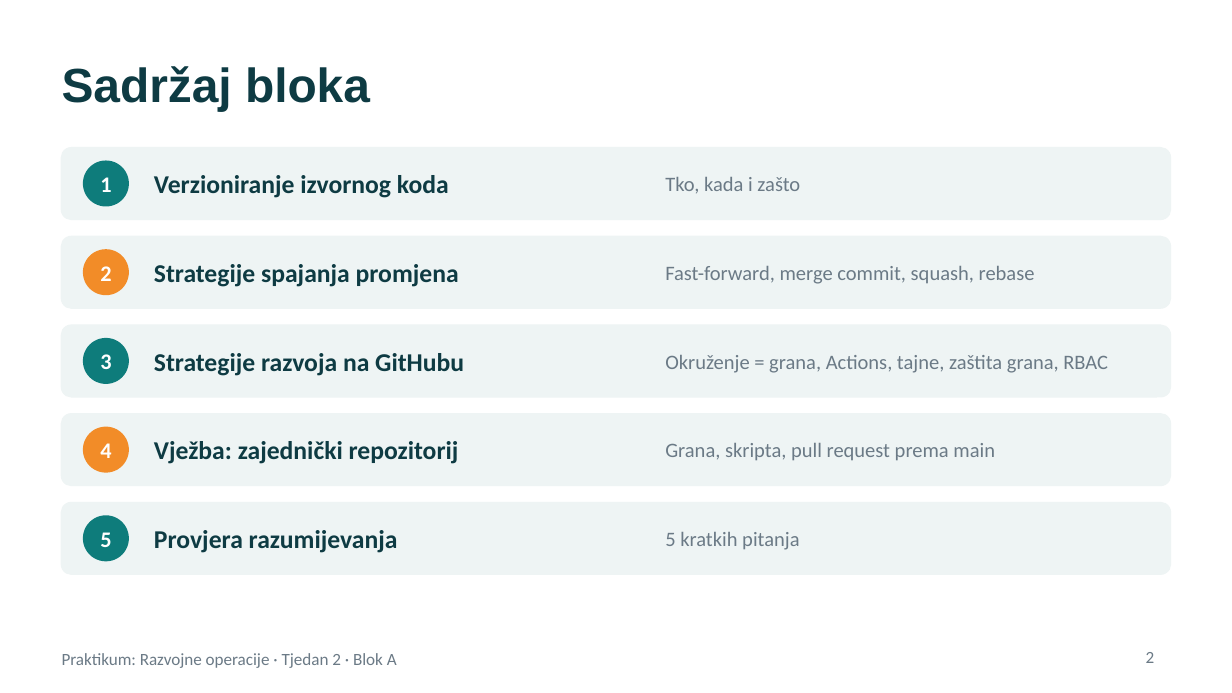
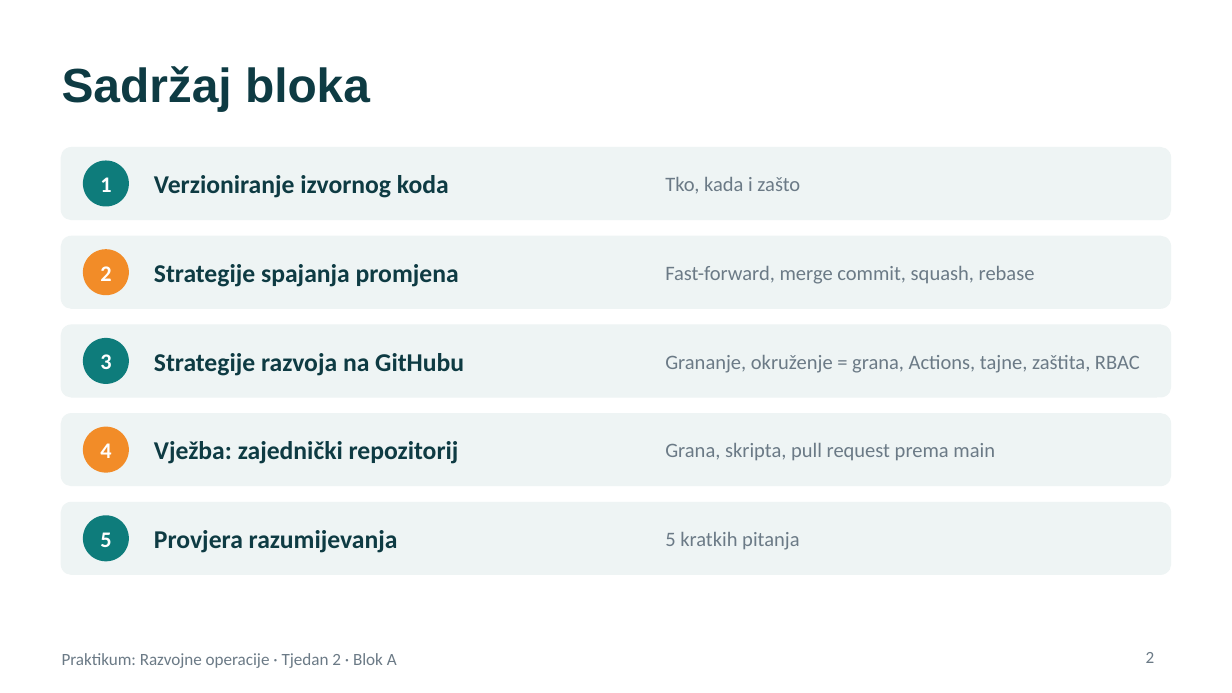
Before and after one commit to unipu-praktikum-razvojne-operacije/praktikum, a slide deck: slide 2 of 2. Verzioniranje, strategije, kolaboracija u git-u, Ollama/blok-a-predavanje.pptx. Drawn at 1232x693 pixels with LibreOffice and Linux fonts; fonts in the diff are those of the drawing. Boxes give left, top, right and bottom in pixels: in the first picture for what was removed or moved away, otherwise in the second. Text is boxed around its words. In the diff, an @@ line names an element or a change of style, - is before the commit and + after.

```diff
--- a/2. Verzioniranje, strategije, kolaboracija u git-u, Ollama/blok-a-predavanje.pptx
+++ b/2. Verzioniranje, strategije, kolaboracija u git-u, Ollama/blok-a-predavanje.pptx
@@ text at (665, 355, 1140, 373): text changed @@
-Okruženje = grana, Actions, tajne, zaštita grana, RBAC
+Grananje, okruženje = grana, Actions, tajne, zaštita, RBAC
```
Also in this commit, not shown: 2 other slides changed, 1 slide added, 1 other file.
